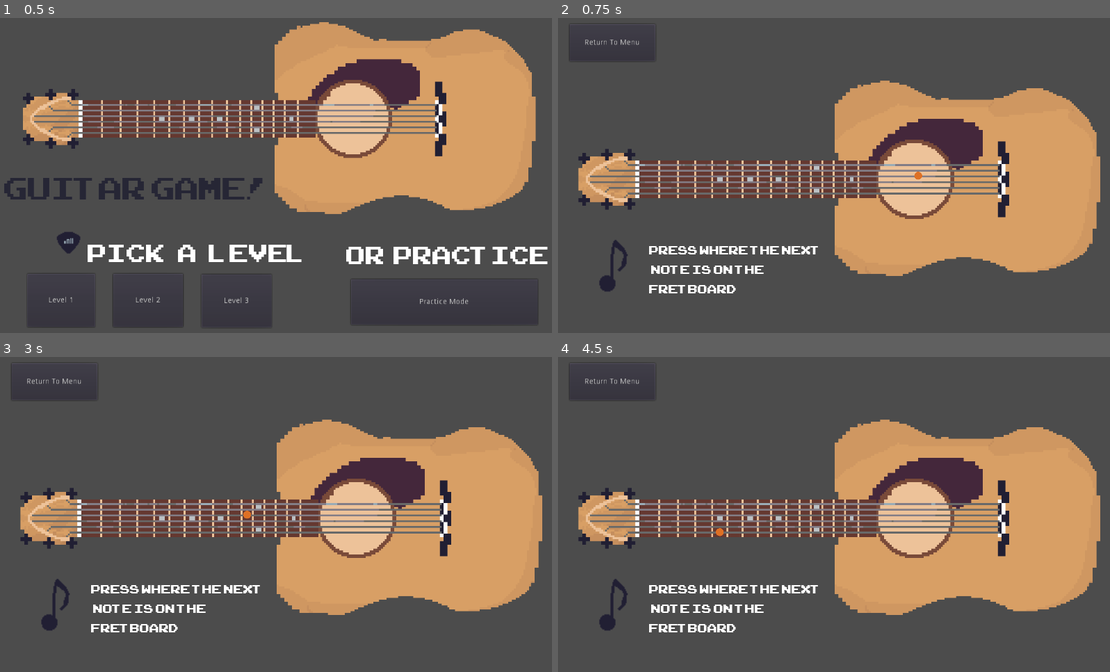
Above: before the commit, frames 1-4 (two rows, left to right).
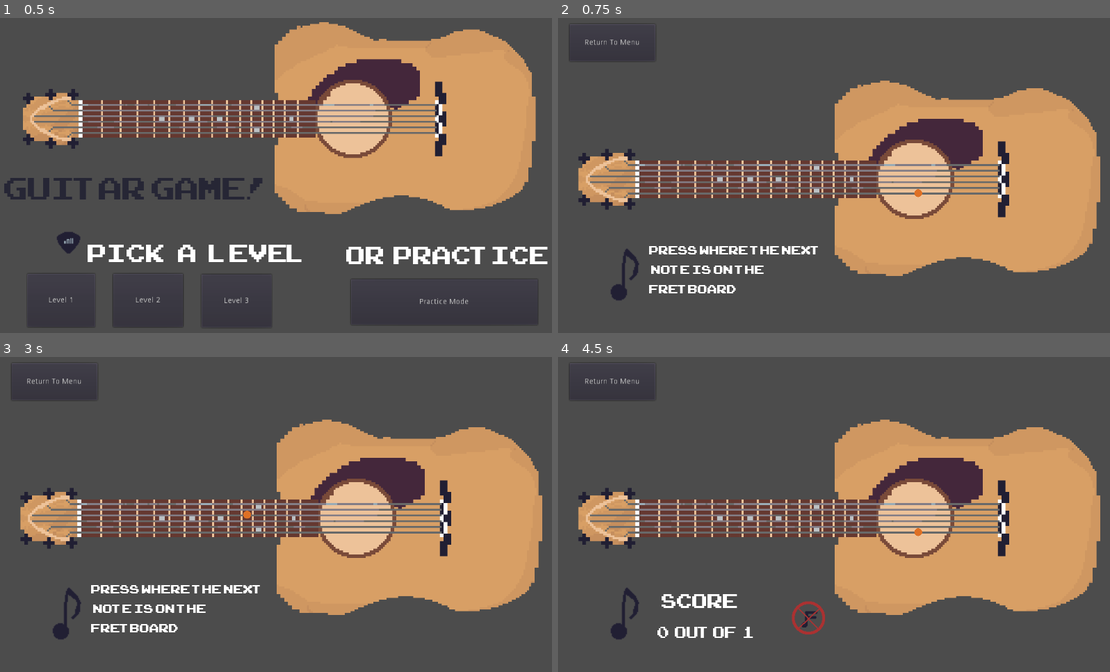
Above: after the commit, the same moments.

Repository: Nineluj/Guitar-Ear-Trainer
Game: Godot game, scene res://scenes/home.tscn
The game is run twice, just before and just after one commit, with the same random seed, the same clock (stepped at 60 frames per second) and the same inputs.
Inputs (mouse positions are in pixels of both pictures, inside the frame that each line leads up to):
- Up to frame 1 (0.5 s): no input
- Up to frame 2 (0.75 s): click "Level 1" at 0.5 s
- Up to frame 3 (3 s): click "Return To Menu" at 1.25 s; click "Level 1" at 2 s; tap Enter at 2.75 s; move the mouse to (242, 517) at 2.77 s; click (242, 517) at 2.92 s
- Up to frame 4 (4.5 s): tap Space at 3.5 s; move the mouse to (723, 533) at 3.52 s; click (723, 533) at 3.67 s; tap Enter at 4.25 s; move the mouse to (889, 445) at 4.27 s; click (889, 445) at 4.42 s

Frame 1 is identical in both runs. In frame 2, 0.5% of the frame differs, in the area x 7-66%, y 48-90%; in frame 3, 0.4%; in frame 4, 2.2%, in the area x 7-66%, y 54-90%.

Commit message:
pretty much finished

Diff:
--- a/scenes/playScene.tscn
+++ b/scenes/playScene.tscn
@@ -21,11 +21,15 @@
 size = 32
 font_data = ExtResource( 1 )
 
+[sub_resource type="DynamicFont" id=4]
+size = 50
+font_data = ExtResource( 1 )
+
 [node name="GameNode" type="Node2D"]
 script = ExtResource( 7 )
 
 [node name="note2" type="Sprite" parent="."]
-position = Vector2( 105.982, 462.211 )
+position = Vector2( 127.097, 478.558 )
 scale = Vector2( 1.86565, 1.86565 )
 texture = ExtResource( 2 )
 
@@ -71,12 +75,12 @@
 
 [node name="correct" type="Sprite" parent="Scoreboard"]
 visible = false
-position = Vector2( 432.488, 465.177 )
+position = Vector2( 466.83, 485.145 )
 texture = ExtResource( 8 )
 
 [node name="fail" type="Sprite" parent="Scoreboard"]
 visible = false
-position = Vector2( 433.85, 464.496 )
+position = Vector2( 464.578, 488.079 )
 texture = ExtResource( 6 )
 
 [node name="Instructions" type="Label" parent="Scoreboard"]
@@ -91,3 +95,41 @@
 __meta__ = {
 "_edit_use_anchors_": false
 }
+
+[node name="EndScreen" type="Node2D" parent="."]
+visible = false
+
+[node name="Label" type="Label" parent="EndScreen"]
+margin_left = 68.1123
+margin_top = 177.773
+margin_right = 576.112
+margin_bottom = 242.773
+custom_fonts/font = SubResource( 4 )
+text = "Level complete!"
+__meta__ = {
+"_edit_use_anchors_": false
+}
+
+[node name="correct" type="Sprite" parent="EndScreen"]
+position = Vector2( 74.2172, 149.817 )
+texture = ExtResource( 8 )
+
+[node name="correct2" type="Sprite" parent="EndScreen"]
+position = Vector2( 145.735, 126.658 )
+texture = ExtResource( 8 )
+
+[node name="correct3" type="Sprite" parent="EndScreen"]
+position = Vector2( 217.253, 145.049 )
+texture = ExtResource( 8 )
+
+[node name="correct4" type="Sprite" parent="EndScreen"]
+position = Vector2( 292.177, 127.339 )
+texture = ExtResource( 8 )
+
+[node name="correct5" type="Sprite" parent="EndScreen"]
+position = Vector2( 366.419, 150.498 )
+texture = ExtResource( 8 )
+
+[node name="correct6" type="Sprite" parent="EndScreen"]
+position = Vector2( 436.575, 131.426 )
+texture = ExtResource( 8 )
--- a/scripts/GameNode.gd
+++ b/scripts/GameNode.gd
@@ -1,23 +1,37 @@
 extends Node2D
 
-var songs = [[
+var songs = [
+[],
+["E0", "E2", "E4", "E5", "E7"],
+[
 	"g0", "g2", "g4", "g0", "", "g0", "g2", "g4", "g0", "g4", "g5", "g7", "g4",
 	"g5", "g7", "",
 	"b3", "b5", "b3", "b1", "b0", "g0", "b3", "b5", "b3", "b1", "b0", "g0",
 	"g0", "d0", "g0", "", "g0", "d0", "g0"
-]]
+]
+]
 
 var currentNote = 0
 var currentSong = []
 var guitar = null
 var scoreboard = null
 
+var notesArr = ["E", "a", "d", "g", "b", "he"]
+
 func _ready():
 	print("Loaded with level", global.level)
 
 	scoreboard = get_node("Scoreboard")
 	guitar = get_node("GuitarInst/Area2D/CollisionShape2D/Guitar")
-	currentSong = songs[global.level - 1]
+
+	if global.level > 0:
+		for n in songs[global.level]:
+			if n != "":
+				currentSong.append(n)
+	else:
+		for _i in range(10):
+			currentSong.append(notesArr[randi() % len(notesArr)]
+			+ str(randi() % 13))
 
 	playRound()
 
@@ -29,14 +43,15 @@
 	guitar.connect("note_played", self, "checkNext")
 
 func checkNext(nn):
+	scoreboard.clearStatus()
 	guitar.disconnect("note_played", self, "checkNext")
-	yield(get_tree().create_timer(2), "timeout")
+	yield(get_tree().create_timer(1.5), "timeout")
 
 	if nn == currentSong[currentNote + 1]:
 		scoreboard.addSuccess()
 		currentNote += 1
 
-		if currentNote == len(currentSong):
+		if currentNote == len(currentSong) - 1:
 			displayComplete()
 			return
 
@@ -46,4 +61,5 @@
 	playRound()
 
 func displayComplete():
-	print("Do something now??")
+	get_node("EndScreen").visible = true
+	guitar.playSong(currentSong)
--- a/scripts/Scoreboard.gd
+++ b/scripts/Scoreboard.gd
@@ -29,6 +29,10 @@
 	fail.visible = true
 	print("F", score, rounds)
 
+func clearStatus():
+	fail.visible = false
+	correct.visible = false
+
 func addSuccess():
 	scoreboardInit()
 
--- a/scripts/goPractice.gd
+++ b/scripts/goPractice.gd
@@ -1,5 +1,5 @@
 extends Button
 
 func _pressed():
-	global.level = 4
-	get_tree().change_scene("res://scenes/level1.tscn")
+	global.level = 0
+	get_tree().change_scene("res://scenes/playScene.tscn")
Not shown: 1 places in scenes/playScene.tscn that only renumber resources
